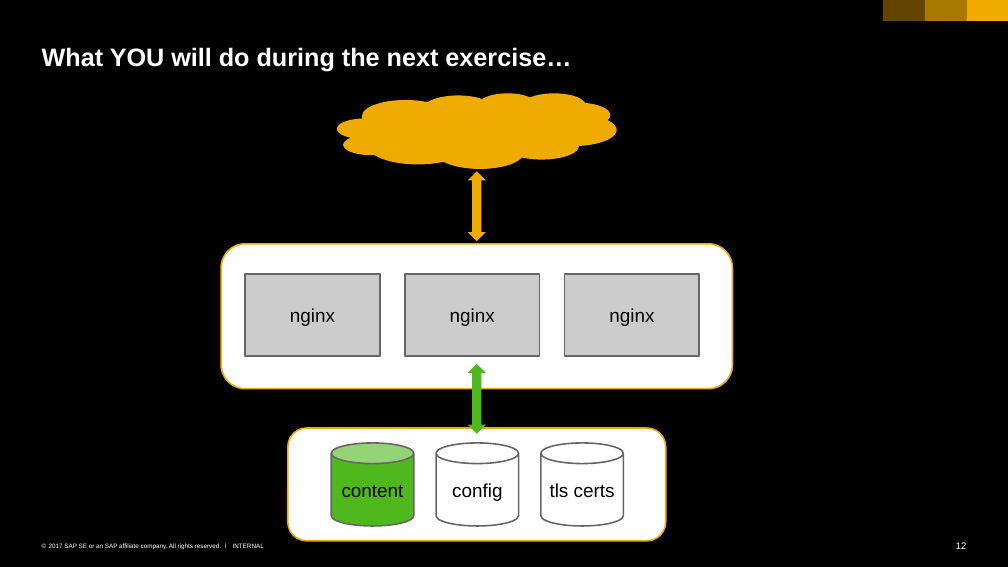
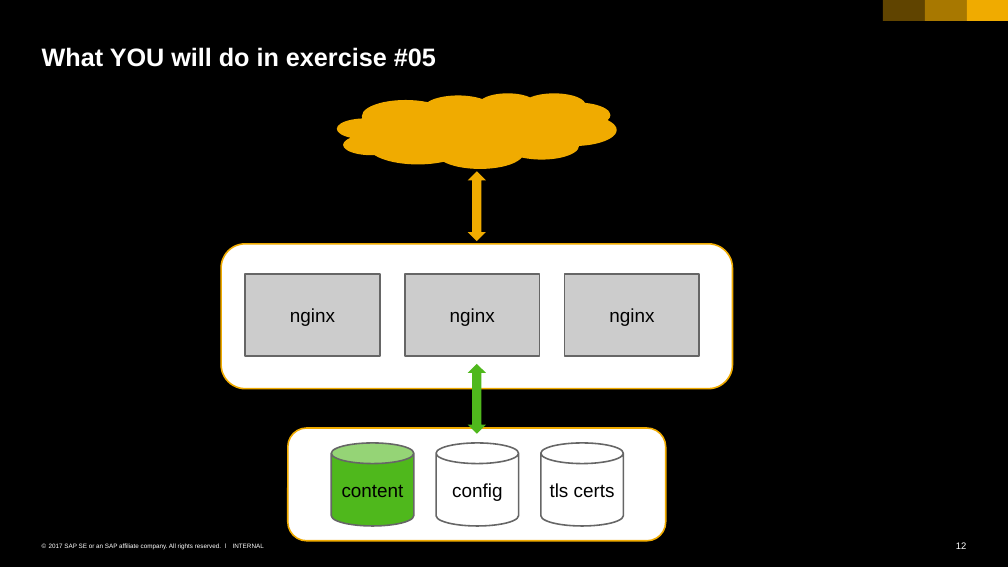
Before and after one commit to cuijiyao01/docker-k8s-training, a slide deck: slide 12 of kubernetes/05_persistence.pptx. Drawn at 1008x567 pixels with LibreOffice and Linux fonts; fonts in the diff are those of the drawing. Boxes give left, top, right and bottom in pixels: in the first picture for what was removed or moved away, otherwise in the second. Text is boxed around its words. In the diff, an @@ line names an element or a change of style, - is before the commit and + after.

```diff
--- a/kubernetes/05_persistence.pptx
+++ b/kubernetes/05_persistence.pptx
@@ title at bbox=[42, 47, 436, 67]: text changed @@
-What YOU will do during the next exercise…
+What YOU will do in exercise #05
```
Also in this commit, not shown: 1 slide added, 1 slide removed, 2 other files.
